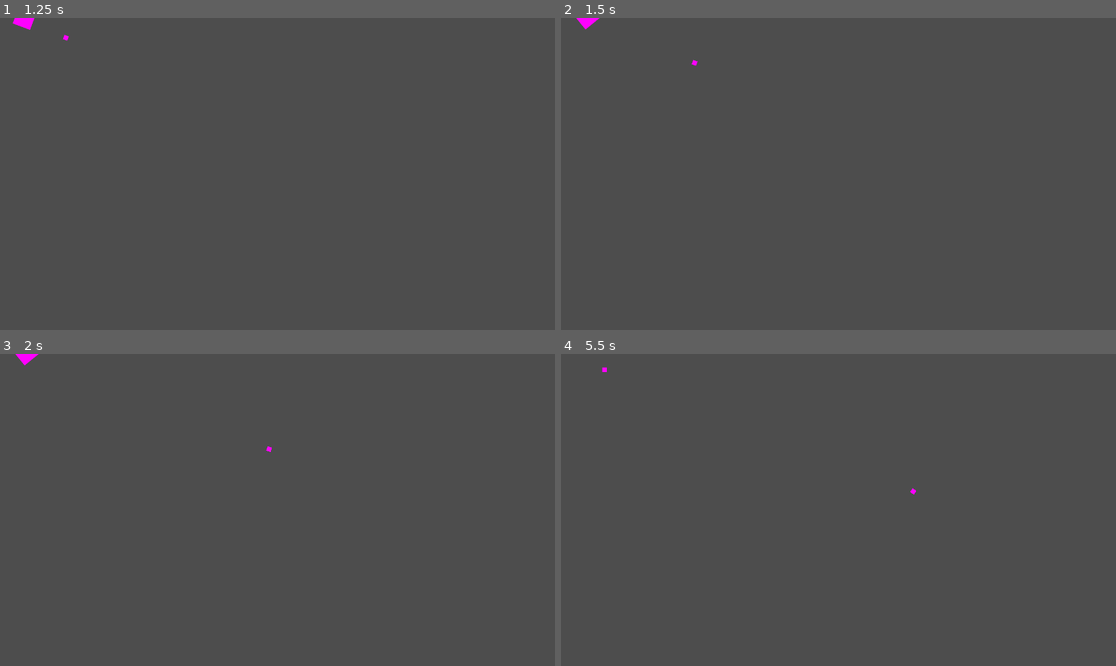
Above: before the commit, frames 1-4 (two rows, left to right).
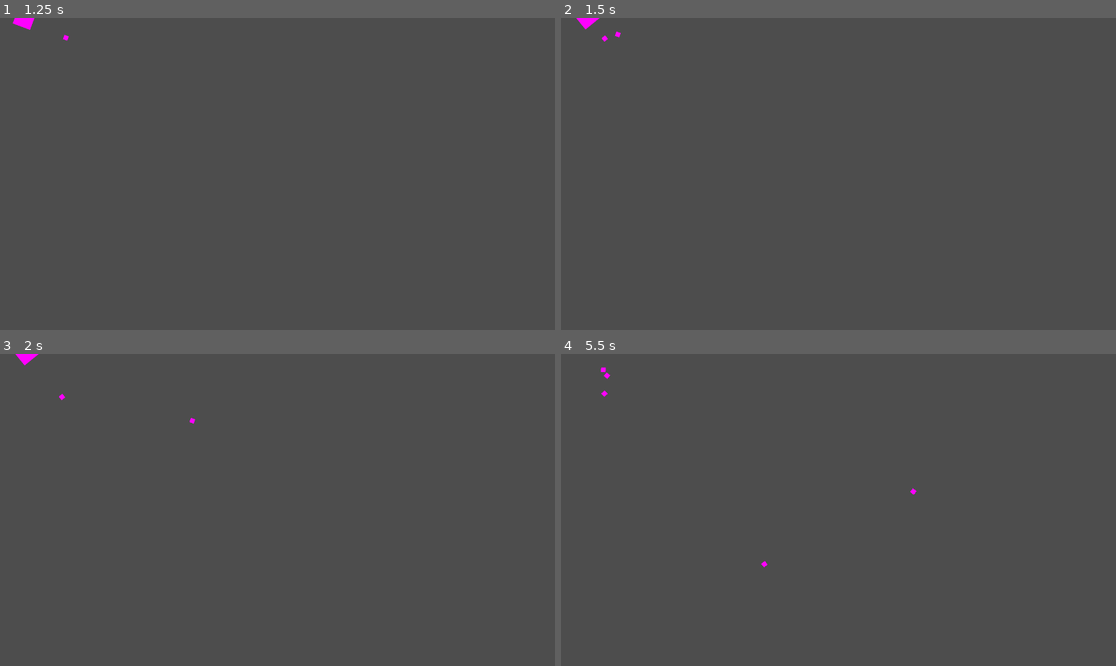
Above: after the commit, the same moments.

Repository: JoshuaMaher/Scrapyard-Jam
Game: Godot game, scene res://world.tscn
Same seed, same stepped clock (60 frames per second), same inputs: the game is played once before the commit and once after it.
Inputs (mouse positions are in pixels of both pictures, inside the frame that each line leads up to):
- Up to frame 1 (1.25 s): tap Enter at 0.5 s; move the mouse to (399, 158) at 0.52 s; hold D (right) from 0.53 s (still down); click (399, 158) at 0.6 s
- Up to frame 2 (1.5 s): tap Space at 1.25 s; move the mouse to (727, 189) at 1.27 s; release D (right) at 1.28 s; hold S (down) from 1.28 s (still down); click (727, 189) at 1.35 s
- Up to frame 3 (2 s): keep holding S (down)
- Up to frame 4 (5.5 s): tap Enter at 2, 4.25 s; move the mouse to (894, 441) at 2.02 s; release S (down) at 2.03 s; hold D (right) 2.03-2.78 s; click (894, 441) at 2.1 s; move the mouse to (810, 572) at 2.77 s; hold W (up) 2.78-3.53 s; click (810, 572) at 2.85 s; tap Space at 3.5 s; move the mouse to (1005, 556) at 3.52 s; hold A (left) 3.53-5.03 s; click (1005, 556) at 3.6 s; move the mouse to (672, 463) at 4.27 s; click (672, 463) at 4.35 s; move the mouse to (866, 510) at 5.02 s; hold S (down) from 5.03 s (still down); click (866, 510) at 5.1 s

Frame 1 is identical in both runs. In frame 2, less than 0.1% of the frame differs, in the area x 7-25%, y 4-16%; in frame 3, less than 0.1%; in frame 4, less than 0.1%, in the area x 7-65%, y 4-69%.

Commit message:
added delta

Diff:
--- a/Scrapyard Game Jam/Player.gd
+++ b/Scrapyard Game Jam/Player.gd
@@ -1,6 +1,6 @@
 extends CharacterBody2D
 
-var movespeed = 500
+var movespeed = 30000
 var bullet_speed = 2000
 var bullet = preload("res://Bullet.tscn")
 var fire_rate = 1
@@ -10,20 +10,20 @@
 	look_at(get_global_mouse_position())
 
 	if Input.is_action_just_pressed("shoot") and can_fire:
-		fire()
+		fire(delta)
 
 func _physics_process(delta):
 	# MOVEMENT OF CHARACTER
 	var motion = Input.get_vector("left", "right", "up", "down")
-	velocity = motion * movespeed
+	velocity = motion * movespeed * delta
 	move_and_slide()
 
 
-func fire():
+func fire(delta):
 	var bullet_instance = bullet.instantiate()
 	bullet_instance.position = $BulletPoint.get_global_position()
 	bullet_instance.rotation_degrees = rotation_degrees
 	get_tree().get_root().call_deferred("add_child",bullet_instance)
 	can_fire = false
-	await get_tree().create_timer(fire_rate).timeout
+	await get_tree().create_timer(fire_rate * delta).timeout
 	can_fire = true
Not shown, added: .DS_Store
